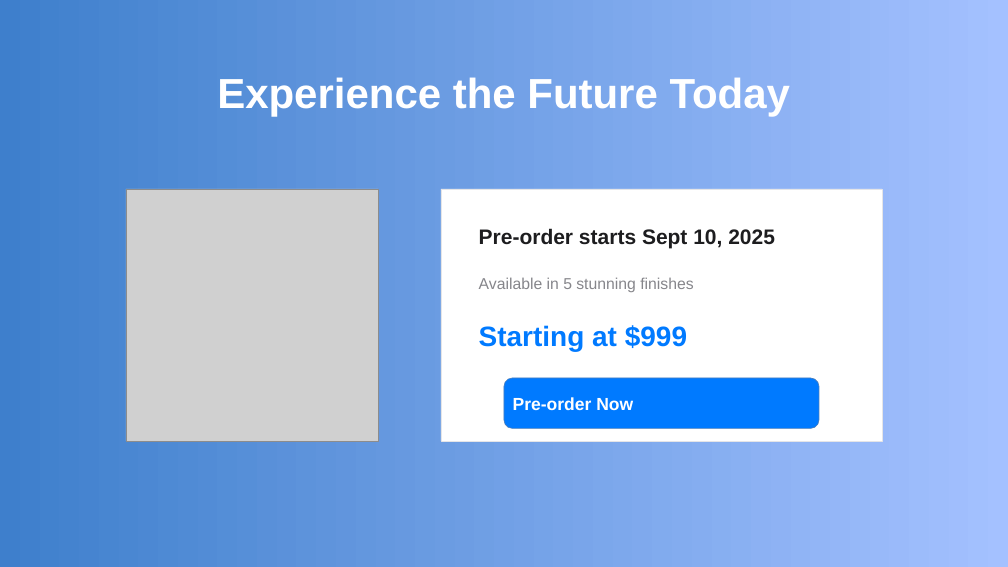
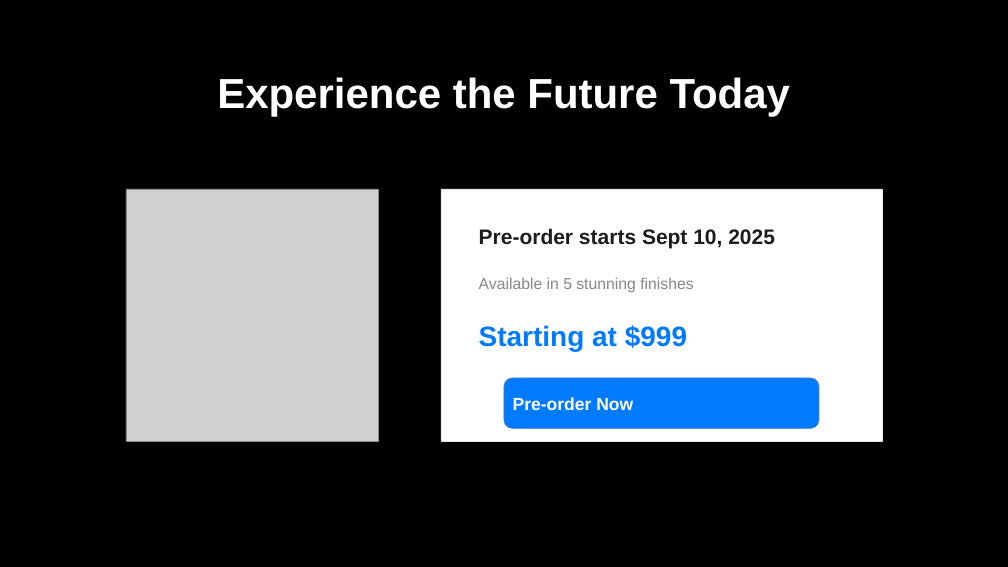
Before and after one commit to riwrrriw/pypptx-engine, a slide deck: slide 5 of src/output/iphone_16_pro_presentation.pptx. Drawn at 1008x567 pixels with LibreOffice and Linux fonts; fonts in the diff are those of the drawing; grey boxes stand for pictures. Boxes give left, top, right and bottom in pixels: in the first picture for what was removed or moved away, otherwise in the second. Text is boxed around its words. In the diff, an @@ line names an element or a change of style, - is before the commit and + after.

```diff
--- a/src/output/iphone_16_pro_presentation.pptx
+++ b/src/output/iphone_16_pro_presentation.pptx
@@ background gradient #3F80CE to #A4C4FF to #000000 @@
```
Also in this commit, not shown: 2 other slides changed, 8 other files.
